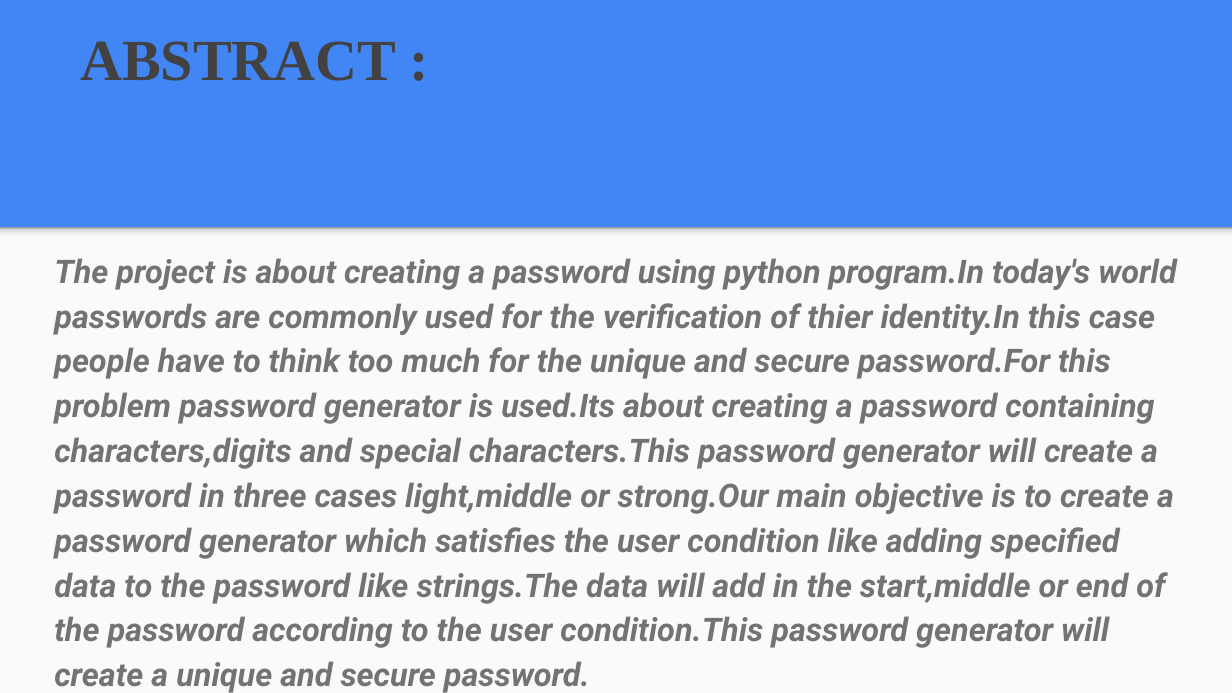
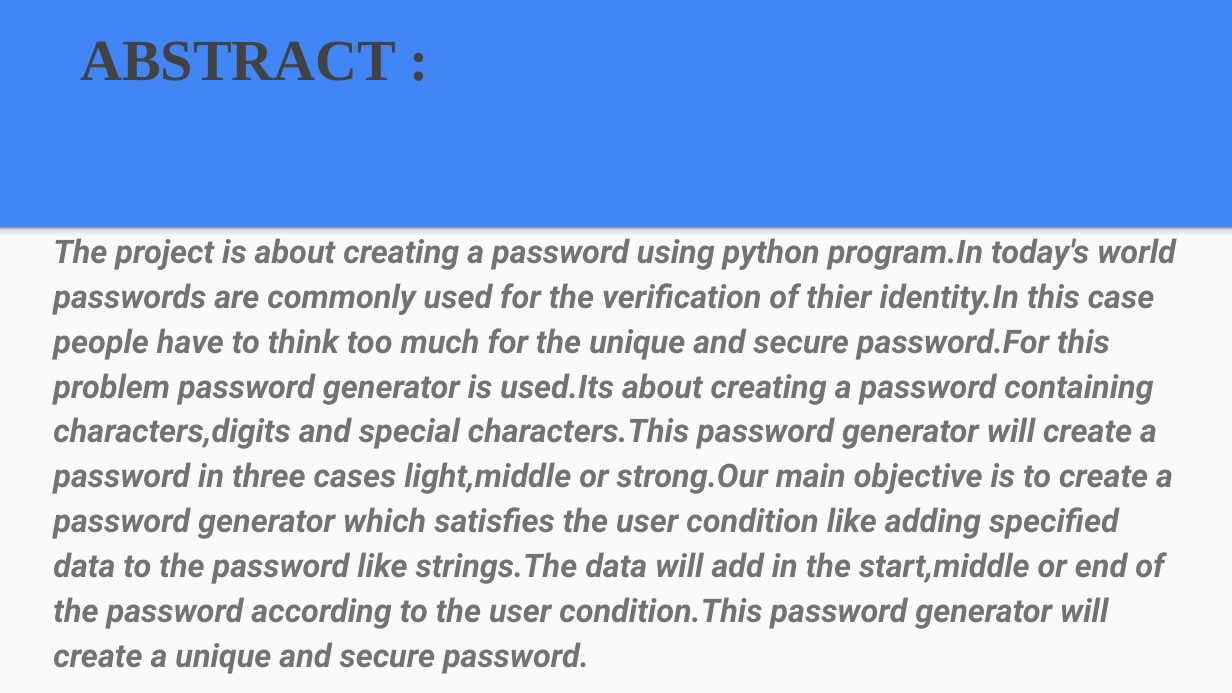
Before and after one commit to pavithra2000/password-generator, a slide deck: slide 7 of PYTHON WORKSHOP(1).pptx. Drawn at 1232x693 pixels with LibreOffice and Linux fonts; fonts in the diff are those of the drawing. Boxes give left, top, right and bottom in pixels: in the first picture for what was removed or moved away, otherwise in the second. Text is boxed around its words. In the diff, an @@ line names an element or a change of style, - is before the commit and + after.

```diff
--- a/PYTHON WORKSHOP(1).pptx
+++ b/PYTHON WORKSHOP(1).pptx
@@ text "The project is about creating ...": place and size @@
-text "The project is about creating ..." at box(54, 258, 1176, 693)
+text "The project is about creating ..." at box(53, 238, 1175, 674)
```
Also in this commit, not shown: 1 other slide changed, 1 slide added.
